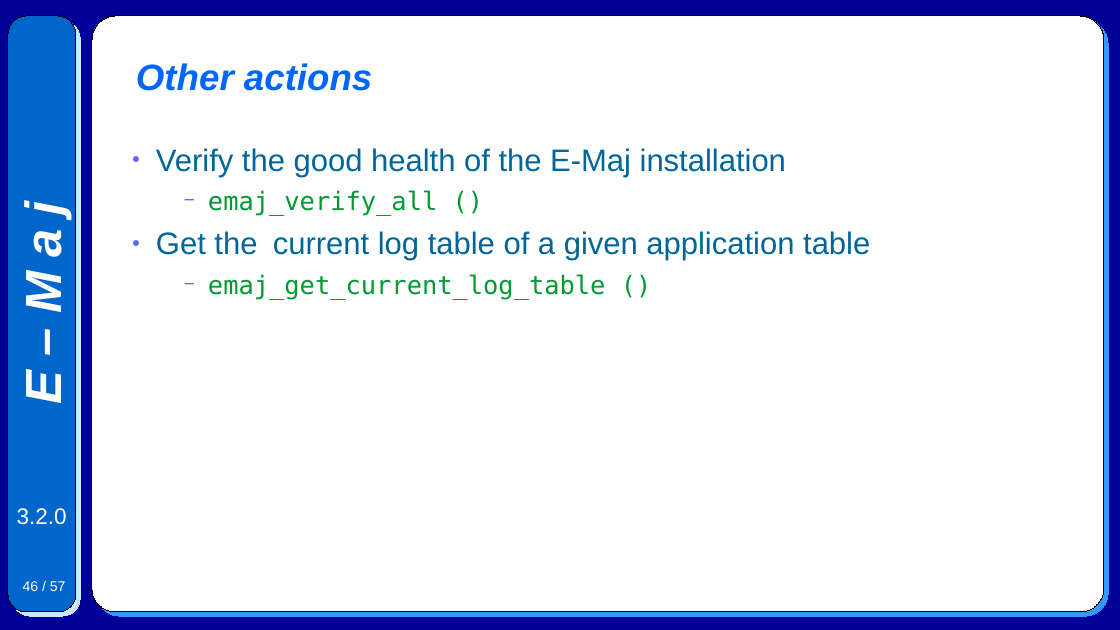
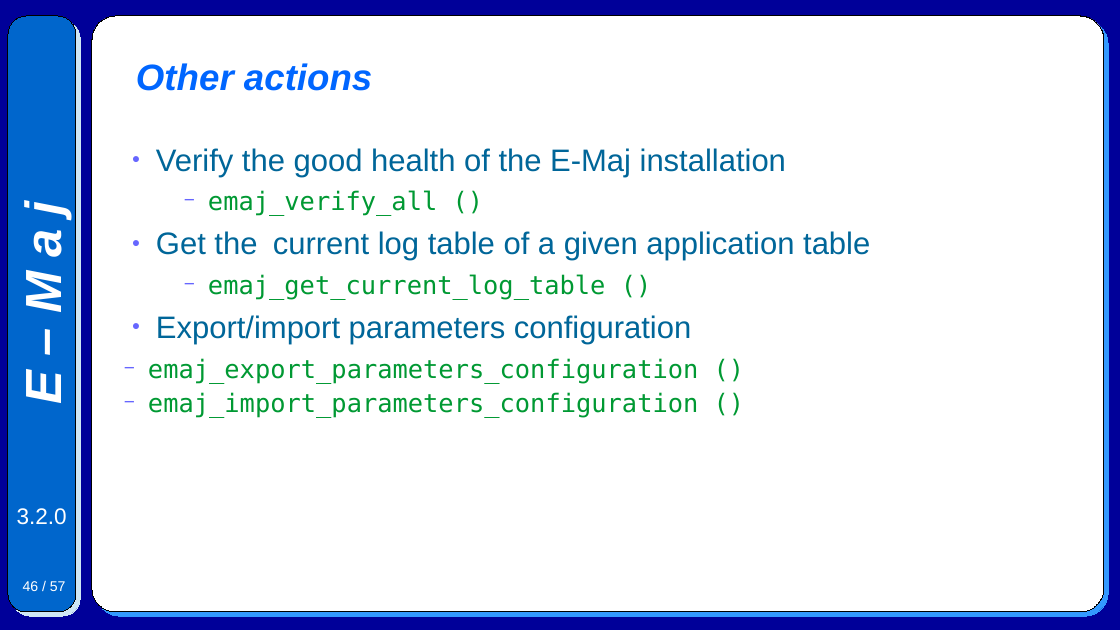
Before and after one commit to beaud76/emaj_doc, a slide deck: slide 46 of Emaj.devel_pres_en.odp. Drawn at 1120x630 pixels with LibreOffice and Linux fonts; fonts in the diff are those of the drawing. Boxes give left, top, right and bottom in pixels: in the first picture for what was removed or moved away, otherwise in the second. Text is boxed around its words. In the diff, an @@ line names an element or a change of style, - is before the commit and + after.

```diff
--- a/Emaj.devel_pres_en.odp
+++ b/Emaj.devel_pres_en.odp
@@ text at box(148, 315, 698, 418): paragraphs added @@
+● Export/import parameters configuration
+  − emaj_export_parameters_configuration ()
+  − emaj_import_parameters_configuration ()
```
Also in this commit, not shown: 1 other slide changed, 3 other files.
